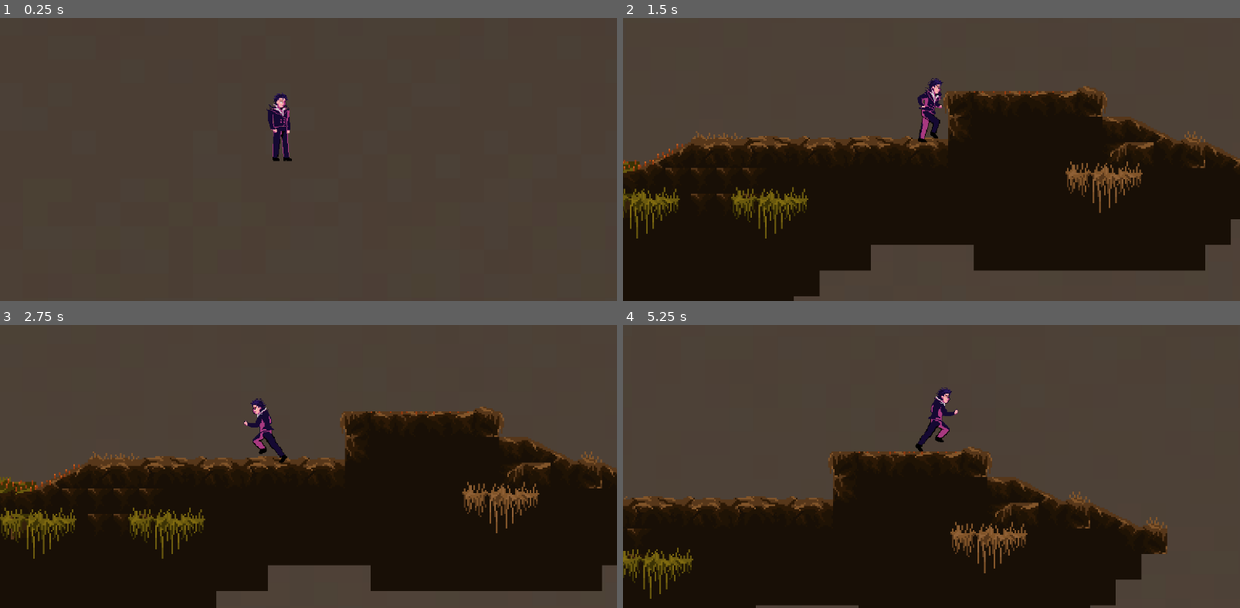
Above: before the commit, frames 1-4 (two rows, left to right).
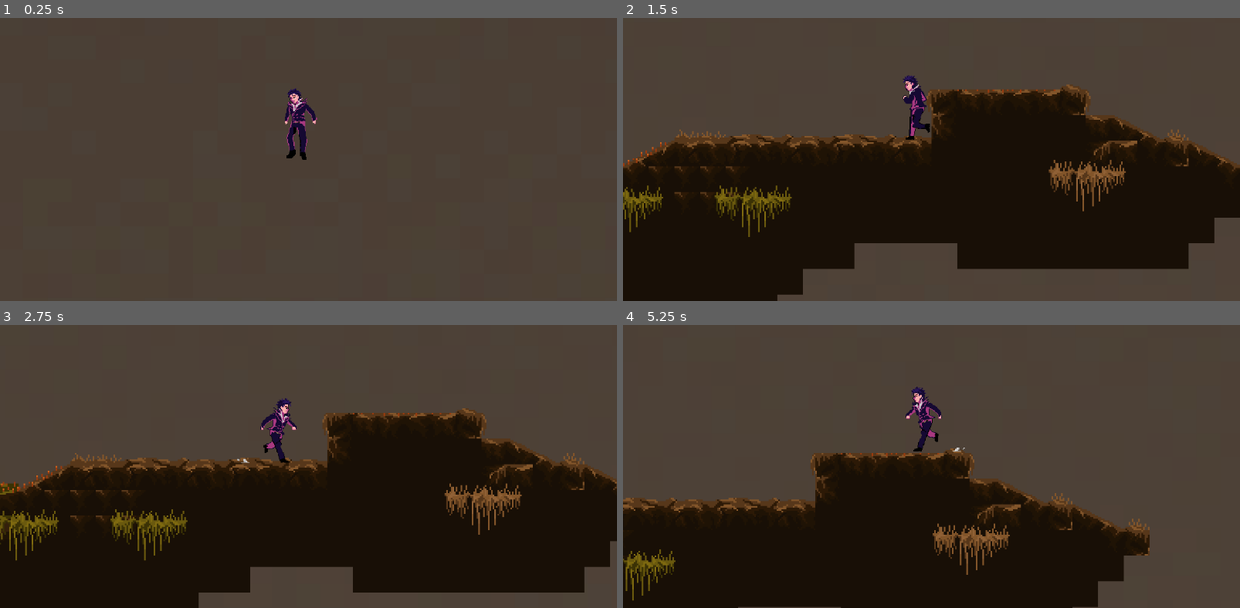
Above: after the commit, the same moments.

Repository: Asakara-Game-Dev/PriaKemasukan
Game: Godot game, scene res://scene/main.tscn
Same seed, same stepped clock (60 frames per second), same inputs: the game is played once before the commit and once after it.
Inputs:
- Up to frame 1 (0.25 s): no input
- Up to frame 2 (1.5 s): hold Right (move_right) from 0.53 s (still down); tap Up (jump) at 0.77 s
- Up to frame 3 (2.75 s): tap Up (jump) at 1.52 s; release Right (move_right) at 2.03 s; hold Left (move_left) from 2.03 s (still down)
- Up to frame 4 (5.25 s): release Left (move_left) at 2.78 s; hold Right (move_right) 2.78-4.28 s; tap Up (jump) at 3.02, 3.77, 4.52 s; hold Left (move_left) 4.28-5.03 s; hold Right (move_right) from 5.03 s (still down)

The runs differ from the first frame. In frame 1, 1.2% of the frame differs, in the area x 43-52%, y 24-51%; in frame 2, 9.1%, in the area x 0-100%, y 20-100%; in frame 3, 9.1%; in frame 4, 7.2%.

Commit message:
remake

Diff:
--- a/Proyek Maull/proyek pt2/osiris-pernah-mati/scene/player.tscn
+++ b/Proyek Maull/proyek pt2/osiris-pernah-mati/scene/player.tscn
@@ -1,126 +1,147 @@
-[gd_scene load_steps=31 format=3 uid="uid://w6hjfc3c7b16"]
+[gd_scene load_steps=37 format=3 uid="uid://w6hjfc3c7b16"]
 
 [ext_resource type="Script" uid="uid://dd3enh2x4imut" path="res://scene/player.gd" id="1_fvtld"]
-[ext_resource type="Texture2D" uid="uid://dkvqhfp56iob1" path="res://assets/Main Charakter/Attack/Mas MC Basic Attack 2x.png" id="1_xo3ru"]
-[ext_resource type="Texture2D" uid="uid://bqjko01u3baey" path="res://assets/Main Charakter/Idle/Mas MC Idle - Copy.png" id="3_ct4mp"]
-[ext_resource type="Texture2D" uid="uid://cygg6twwcny87" path="res://assets/Main Charakter/Running/Mas MC Running160525 - Copy.png" id="4_s4jxa"]
-
-[sub_resource type="AtlasTexture" id="AtlasTexture_hjaqi"]
-atlas = ExtResource("1_xo3ru")
-region = Rect2(0, 0, 2250, 2250)
-
-[sub_resource type="AtlasTexture" id="AtlasTexture_fvtld"]
-atlas = ExtResource("1_xo3ru")
-region = Rect2(0, 2250, 2250, 2250)
-
-[sub_resource type="AtlasTexture" id="AtlasTexture_ct4mp"]
-atlas = ExtResource("1_xo3ru")
-region = Rect2(0, 4500, 2250, 2250)
-
-[sub_resource type="AtlasTexture" id="AtlasTexture_s4jxa"]
-atlas = ExtResource("1_xo3ru")
-region = Rect2(0, 6750, 2250, 2250)
-
-[sub_resource type="AtlasTexture" id="AtlasTexture_oh5ij"]
-atlas = ExtResource("1_xo3ru")
-region = Rect2(0, 9000, 2250, 2250)
-
-[sub_resource type="AtlasTexture" id="AtlasTexture_hp4bs"]
-atlas = ExtResource("1_xo3ru")
-region = Rect2(0, 11250, 2250, 2250)
-
-[sub_resource type="AtlasTexture" id="AtlasTexture_g2vtq"]
-atlas = ExtResource("3_ct4mp")
+[ext_resource type="Texture2D" uid="uid://yppgjviecopi" path="res://assets/Main Charakter/Attack/Mas MC Basic Attack 2x-Sheet.png" id="2_s4jxa"]
+[ext_resource type="Texture2D" uid="uid://labb33hpttus" path="res://assets/Main Charakter/Idle/Mas MC Idle-Sheet.png" id="3_oh5ij"]
+[ext_resource type="Texture2D" uid="uid://bt4nkaj6sfukn" path="res://assets/Main Charakter/Jumping/Mas MC Jumping Up-Sheet.png" id="4_hp4bs"]
+[ext_resource type="Texture2D" uid="uid://dqkrnlsf66j13" path="res://assets/Main Charakter/Running/Mas MC Running-Sheet.png" id="5_g2vtq"]
+
+[sub_resource type="AtlasTexture" id="AtlasTexture_2fvbb"]
+atlas = ExtResource("2_s4jxa")
+region = Rect2(0, 0, 2000, 2000)
+
+[sub_resource type="AtlasTexture" id="AtlasTexture_ml7e8"]
+atlas = ExtResource("2_s4jxa")
+region = Rect2(0, 2000, 2000, 2000)
+
+[sub_resource type="AtlasTexture" id="AtlasTexture_ihjo1"]
+atlas = ExtResource("2_s4jxa")
+region = Rect2(0, 4000, 2000, 2000)
+
+[sub_resource type="AtlasTexture" id="AtlasTexture_dk1vr"]
+atlas = ExtResource("2_s4jxa")
+region = Rect2(0, 6000, 2000, 2000)
+
+[sub_resource type="AtlasTexture" id="AtlasTexture_34jf3"]
+atlas = ExtResource("2_s4jxa")
+region = Rect2(0, 8000, 2000, 2000)
+
+[sub_resource type="AtlasTexture" id="AtlasTexture_u7b46"]
+atlas = ExtResource("2_s4jxa")
+region = Rect2(0, 10000, 2000, 2000)
+
+[sub_resource type="AtlasTexture" id="AtlasTexture_j4wxg"]
+atlas = ExtResource("3_oh5ij")
 region = Rect2(0, 0, 1700, 1400)
 
-[sub_resource type="AtlasTexture" id="AtlasTexture_2fvbb"]
-atlas = ExtResource("3_ct4mp")
+[sub_resource type="AtlasTexture" id="AtlasTexture_bup7g"]
+atlas = ExtResource("3_oh5ij")
 region = Rect2(0, 1400, 1700, 1400)
 
-[sub_resource type="AtlasTexture" id="AtlasTexture_ml7e8"]
-atlas = ExtResource("3_ct4mp")
+[sub_resource type="AtlasTexture" id="AtlasTexture_4ja17"]
+atlas = ExtResource("3_oh5ij")
 region = Rect2(0, 2800, 1700, 1400)
 
-[sub_resource type="AtlasTexture" id="AtlasTexture_ihjo1"]
-atlas = ExtResource("3_ct4mp")
+[sub_resource type="AtlasTexture" id="AtlasTexture_v4iqv"]
+atlas = ExtResource("3_oh5ij")
 region = Rect2(0, 4200, 1700, 1400)
 
-[sub_resource type="AtlasTexture" id="AtlasTexture_dk1vr"]
-atlas = ExtResource("3_ct4mp")
+[sub_resource type="AtlasTexture" id="AtlasTexture_42h83"]
+atlas = ExtResource("3_oh5ij")
 region = Rect2(0, 5600, 1700, 1400)
 
-[sub_resource type="AtlasTexture" id="AtlasTexture_34jf3"]
-atlas = ExtResource("3_ct4mp")
+[sub_resource type="AtlasTexture" id="AtlasTexture_iuf2t"]
+atlas = ExtResource("3_oh5ij")
 region = Rect2(0, 7000, 1700, 1400)
 
-[sub_resource type="AtlasTexture" id="AtlasTexture_u7b46"]
-atlas = ExtResource("3_ct4mp")
+[sub_resource type="AtlasTexture" id="AtlasTexture_jrjdb"]
+atlas = ExtResource("3_oh5ij")
 region = Rect2(0, 8400, 1700, 1400)
 
-[sub_resource type="AtlasTexture" id="AtlasTexture_j4wxg"]
-atlas = ExtResource("3_ct4mp")
+[sub_resource type="AtlasTexture" id="AtlasTexture_kk4ol"]
+atlas = ExtResource("3_oh5ij")
 region = Rect2(0, 9800, 1700, 1400)
 
-[sub_resource type="AtlasTexture" id="AtlasTexture_bup7g"]
-atlas = ExtResource("3_ct4mp")
+[sub_resource type="AtlasTexture" id="AtlasTexture_4reak"]
+atlas = ExtResource("3_oh5ij")
 region = Rect2(0, 11200, 1700, 1400)
 
-[sub_resource type="AtlasTexture" id="AtlasTexture_4ja17"]
-atlas = ExtResource("3_ct4mp")
+[sub_resource type="AtlasTexture" id="AtlasTexture_wt23p"]
+atlas = ExtResource("3_oh5ij")
 region = Rect2(0, 12600, 1700, 1400)
 
-[sub_resource type="AtlasTexture" id="AtlasTexture_v4iqv"]
-atlas = ExtResource("4_s4jxa")
+[sub_resource type="AtlasTexture" id="AtlasTexture_k8m7u"]
+atlas = ExtResource("4_hp4bs")
 region = Rect2(0, 0, 1700, 1400)
 
-[sub_resource type="AtlasTexture" id="AtlasTexture_42h83"]
-atlas = ExtResource("4_s4jxa")
+[sub_resource type="AtlasTexture" id="AtlasTexture_qucqc"]
+atlas = ExtResource("4_hp4bs")
 region = Rect2(0, 1400, 1700, 1400)
 
-[sub_resource type="AtlasTexture" id="AtlasTexture_iuf2t"]
-atlas = ExtResource("4_s4jxa")
+[sub_resource type="AtlasTexture" id="AtlasTexture_xsw3c"]
+atlas = ExtResource("4_hp4bs")
 region = Rect2(0, 2800, 1700, 1400)
 
-[sub_resource type="AtlasTexture" id="AtlasTexture_jrjdb"]
-atlas = ExtResource("4_s4jxa")
+[sub_resource type="AtlasTexture" id="AtlasTexture_l1uwf"]
+atlas = ExtResource("4_hp4bs")
 region = Rect2(0, 4200, 1700, 1400)
 
-[sub_resource type="AtlasTexture" id="AtlasTexture_kk4ol"]
-atlas = ExtResource("4_s4jxa")
+[sub_resource type="AtlasTexture" id="AtlasTexture_8ie14"]
+atlas = ExtResource("4_hp4bs")
 region = Rect2(0, 5600, 1700, 1400)
 
-[sub_resource type="AtlasTexture" id="AtlasTexture_4reak"]
-atlas = ExtResource("4_s4jxa")
+[sub_resource type="AtlasTexture" id="AtlasTexture_pk8el"]
+atlas = ExtResource("5_g2vtq")
+region = Rect2(0, 0, 1700, 1400)
+
+[sub_resource type="AtlasTexture" id="AtlasTexture_3vgh4"]
+atlas = ExtResource("5_g2vtq")
+region = Rect2(0, 1400, 1700, 1400)
+
+[sub_resource type="AtlasTexture" id="AtlasTexture_h3knh"]
+atlas = ExtResource("5_g2vtq")
+region = Rect2(0, 2800, 1700, 1400)
+
+[sub_resource type="AtlasTexture" id="AtlasTexture_n3008"]
+atlas = ExtResource("5_g2vtq")
+region = Rect2(0, 4200, 1700, 1400)
+
+[sub_resource type="AtlasTexture" id="AtlasTexture_wpsxb"]
+atlas = ExtResource("5_g2vtq")
+region = Rect2(0, 5600, 1700, 1400)
+
+[sub_resource type="AtlasTexture" id="AtlasTexture_rt08c"]
+atlas = ExtResource("5_g2vtq")
 region = Rect2(0, 7000, 1700, 1400)
 
-[sub_resource type="AtlasTexture" id="AtlasTexture_wt23p"]
-atlas = ExtResource("4_s4jxa")
+[sub_resource type="AtlasTexture" id="AtlasTexture_6vs06"]
+atlas = ExtResource("5_g2vtq")
 region = Rect2(0, 8400, 1700, 1400)
 
-[sub_resource type="AtlasTexture" id="AtlasTexture_k8m7u"]
-atlas = ExtResource("4_s4jxa")
+[sub_resource type="AtlasTexture" id="AtlasTexture_4uieu"]
+atlas = ExtResource("5_g2vtq")
 region = Rect2(0, 9800, 1700, 1400)
 
 [sub_resource type="SpriteFrames" id="SpriteFrames_4qnqm"]
 animations = [{
 "frames": [{
 "duration": 1.0,
-"texture": SubResource("AtlasTexture_hjaqi")
-}, {
-"duration": 1.0,
-"texture": SubResource("AtlasTexture_fvtld")
-}, {
-"duration": 1.0,
-"texture": SubResource("AtlasTexture_ct4mp")
-}, {
-"duration": 1.0,
-"texture": SubResource("AtlasTexture_s4jxa")
-}, {
-"duration": 1.0,
-"texture": SubResource("AtlasTexture_oh5ij")
-}, {
-"duration": 1.0,
-"texture": SubResource("AtlasTexture_hp4bs")
+"texture": SubResource("AtlasTexture_2fvbb")
+}, {
+"duration": 1.0,
+"texture": SubResource("AtlasTexture_ml7e8")
+}, {
+"duration": 1.0,
+"texture": SubResource("AtlasTexture_ihjo1")
+}, {
+"duration": 1.0,
+"texture": SubResource("AtlasTexture_dk1vr")
+}, {
+"duration": 1.0,
+"texture": SubResource("AtlasTexture_34jf3")
+}, {
+"duration": 1.0,
+"texture": SubResource("AtlasTexture_u7b46")
 }],
 "loop": true,
 "name": &"attack",
@@ -128,27 +149,6 @@
 }, {
 "frames": [{
 "duration": 1.0,
-"texture": SubResource("AtlasTexture_g2vtq")
-}, {
-"duration": 1.0,
-"texture": SubResource("AtlasTexture_2fvbb")
-}, {
-"duration": 1.0,
-"texture": SubResource("AtlasTexture_ml7e8")
-}, {
-"duration": 1.0,
-"texture": SubResource("AtlasTexture_ihjo1")
-}, {
-"duration": 1.0,
-"texture": SubResource("AtlasTexture_dk1vr")
-}, {
-"duration": 1.0,
-"texture": SubResource("AtlasTexture_34jf3")
-}, {
-"duration": 1.0,
-"texture": SubResource("AtlasTexture_u7b46")
-}, {
-"duration": 1.0,
 "texture": SubResource("AtlasTexture_j4wxg")
 }, {
 "duration": 1.0,
@@ -156,40 +156,76 @@
 }, {
 "duration": 1.0,
 "texture": SubResource("AtlasTexture_4ja17")
+}, {
+"duration": 1.0,
+"texture": SubResource("AtlasTexture_v4iqv")
+}, {
+"duration": 1.0,
+"texture": SubResource("AtlasTexture_42h83")
+}, {
+"duration": 1.0,
+"texture": SubResource("AtlasTexture_iuf2t")
+}, {
+"duration": 1.0,
+"texture": SubResource("AtlasTexture_jrjdb")
+}, {
+"duration": 1.0,
+"texture": SubResource("AtlasTexture_kk4ol")
+}, {
+"duration": 1.0,
+"texture": SubResource("AtlasTexture_4reak")
+}, {
+"duration": 1.0,
+"texture": SubResource("AtlasTexture_wt23p")
 }],
 "loop": true,
 "name": &"idle",
 "speed": 8.0
 }, {
-"frames": [],
+"frames": [{
+"duration": 1.0,
+"texture": SubResource("AtlasTexture_k8m7u")
+}, {
+"duration": 1.0,
+"texture": SubResource("AtlasTexture_qucqc")
+}, {
+"duration": 1.0,
+"texture": SubResource("AtlasTexture_xsw3c")
+}, {
+"duration": 1.0,
+"texture": SubResource("AtlasTexture_l1uwf")
+}, {
+"duration": 1.0,
+"texture": SubResource("AtlasTexture_8ie14")
+}],
 "loop": true,
 "name": &"jumping",
 "speed": 5.0
 }, {
 "frames": [{
 "duration": 1.0,
-"texture": SubResource("AtlasTexture_v4iqv")
-}, {
-"duration": 1.0,
-"texture": SubResource("AtlasTexture_42h83")
-}, {
-"duration": 1.0,
-"texture": SubResource("AtlasTexture_iuf2t")
-}, {
-"duration": 1.0,
-"texture": SubResource("AtlasTexture_jrjdb")
-}, {
-"duration": 1.0,
-"texture": SubResource("AtlasTexture_kk4ol")
-}, {
-"duration": 1.0,
-"texture": SubResource("AtlasTexture_4reak")
-}, {
-"duration": 1.0,
-"texture": SubResource("AtlasTexture_wt23p")
-}, {
-"duration": 1.0,
-"texture": SubResource("AtlasTexture_k8m7u")
+"texture": SubResource("AtlasTexture_pk8el")
+}, {
+"duration": 1.0,
+"texture": SubResource("AtlasTexture_3vgh4")
+}, {
+"duration": 1.0,
+"texture": SubResource("AtlasTexture_h3knh")
+}, {
+"duration": 1.0,
+"texture": SubResource("AtlasTexture_n3008")
+}, {
+"duration": 1.0,
+"texture": SubResource("AtlasTexture_wpsxb")
+}, {
+"duration": 1.0,
+"texture": SubResource("AtlasTexture_rt08c")
+}, {
+"duration": 1.0,
+"texture": SubResource("AtlasTexture_6vs06")
+}, {
+"duration": 1.0,
+"texture": SubResource("AtlasTexture_4uieu")
 }],
 "loop": true,
 "name": &"running",
@@ -211,5 +247,5 @@
 autoplay = "idle"
 
 [node name="CollisionShape2D" type="CollisionShape2D" parent="."]
-position = Vector2(8, 20)
+position = Vector2(-3, 21)
 shape = SubResource("CapsuleShape2D_xo3ru")
Binary file added: Proyek Maull/proyek pt2/osiris-pernah-mati/assets/Main Charakter/Attack/Mas MC Basic Attack 2x-Sheet.png
Not shown, added: Proyek Maull/proyek pt2/osiris-pernah-mati/assets/Main Charakter/Attack/Mas MC Basic Attack 2x-Sheet.png.import
Binary file added: Proyek Maull/proyek pt2/osiris-pernah-mati/assets/Main Charakter/Idle/Mas MC Idle-Sheet.png
Not shown, added: Proyek Maull/proyek pt2/osiris-pernah-mati/assets/Main Charakter/Idle/Mas MC Idle-Sheet.png.import
Not shown, removed: Assets Global/Karakter/Main Charakter/Attack/Mas MC Basic Attack 2x.png
Not shown, removed: Assets Global/Karakter/Main Charakter/Idle/Mas MC Idle.png
Not shown, removed: Assets Global/Karakter/Main Charakter/Idle/idle lama.png
Not shown, removed: Assets Global/Karakter/Main Charakter/Running/Mas MC Running.png
Not shown, removed: Assets Global/Karakter/Main Charakter/Running/Mas MC Running160525.png
